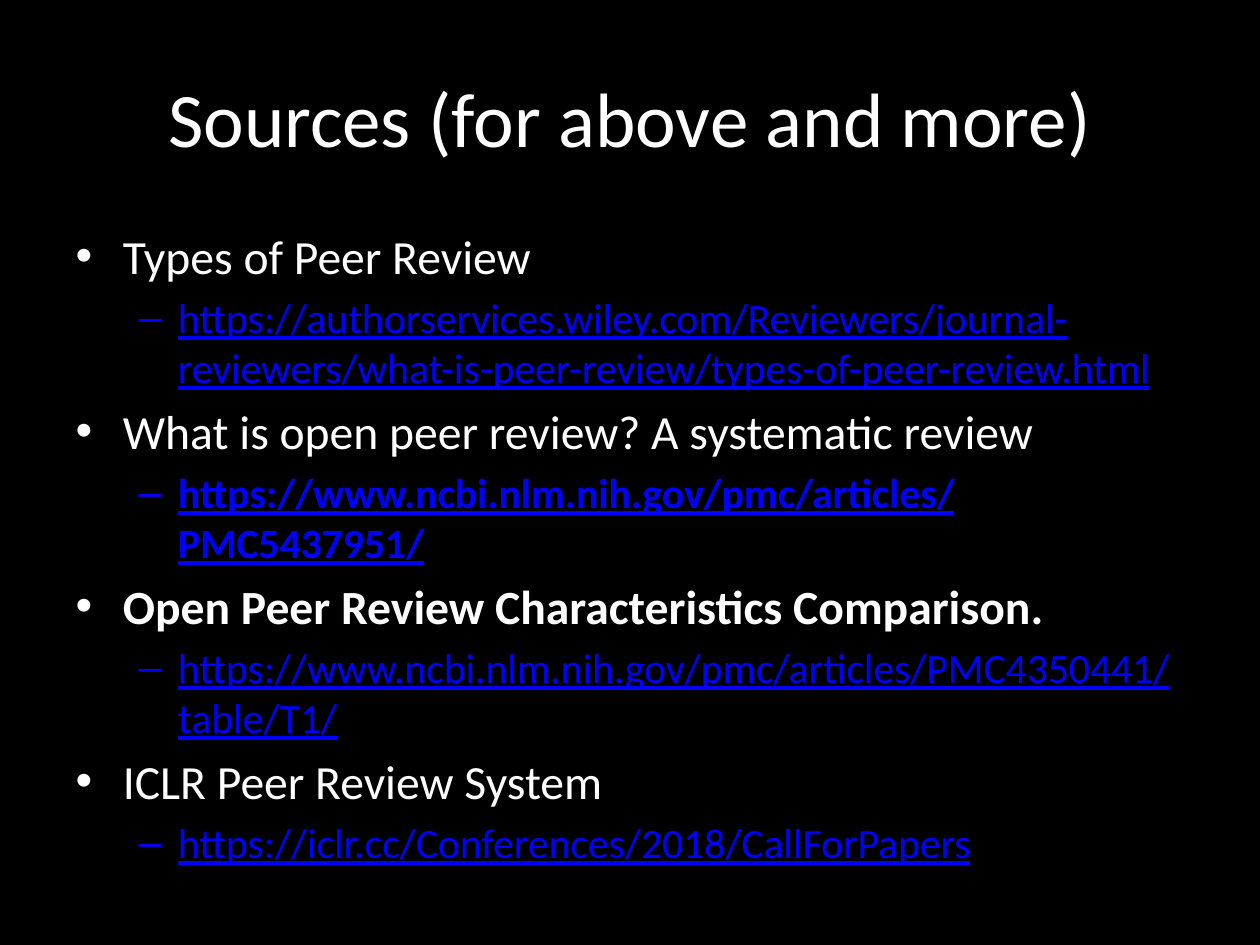
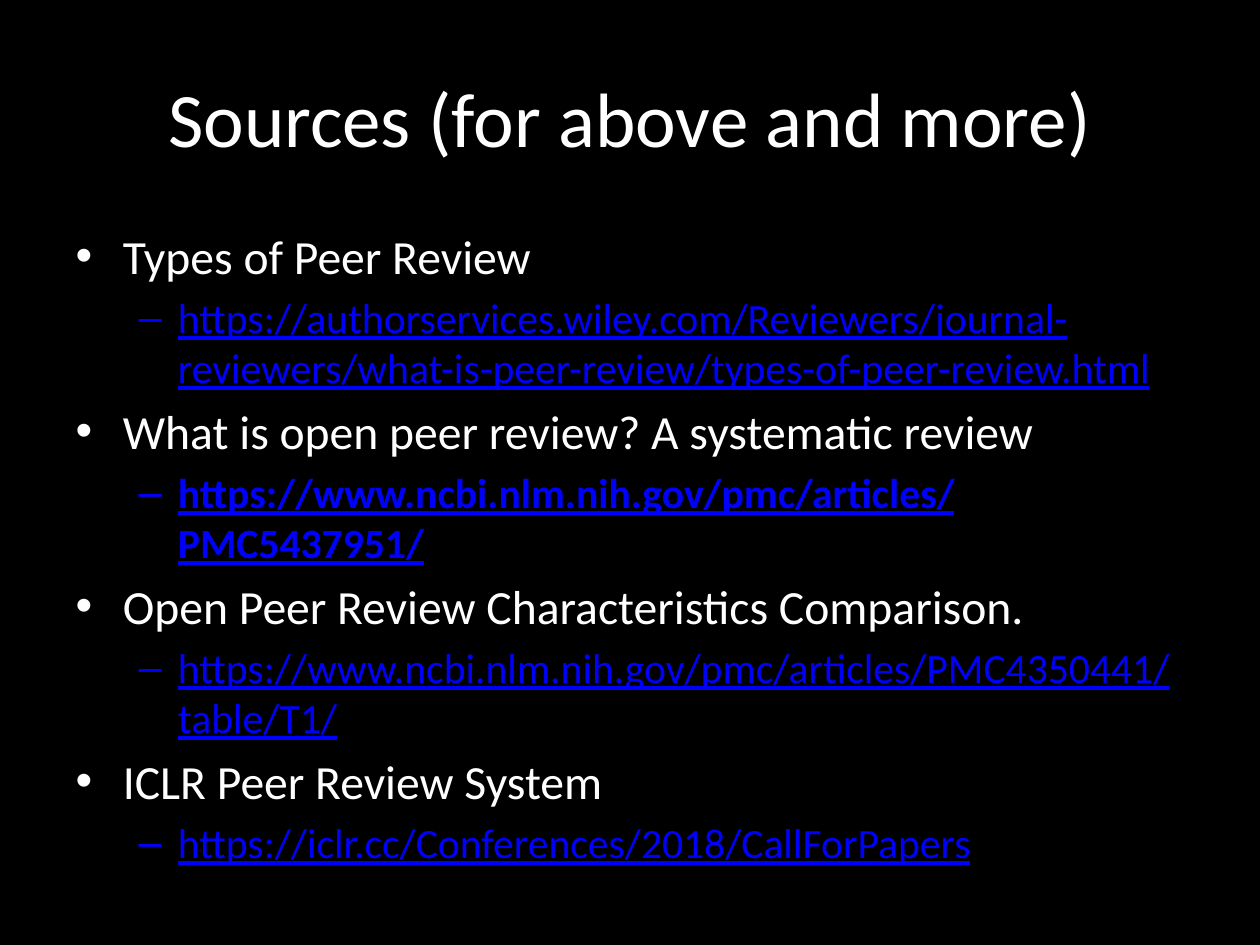
Before and after one commit to GAIGResearch/AIGD2, a slide deck: slide 16 of lectures/Peer Review.pptx. Drawn at 1260x945 pixels with LibreOffice and Linux fonts; fonts in the diff are those of the drawing. Boxes give left, top, right and bottom in pixels: in the first picture for what was removed or moved away, otherwise in the second. Text is boxed around its words. In the diff, an @@ line names an element or a change of style, - is before the commit and + after.

Commit message:
Peer review update

```diff
--- a/lectures/Peer Review.pptx
+++ b/lectures/Peer Review.pptx
@@ text at box(123, 591, 1024, 632): bold off in "Open Peer Review Characteristics Comparison." @@
```
Also in this commit, not shown: 4 other slides changed.
